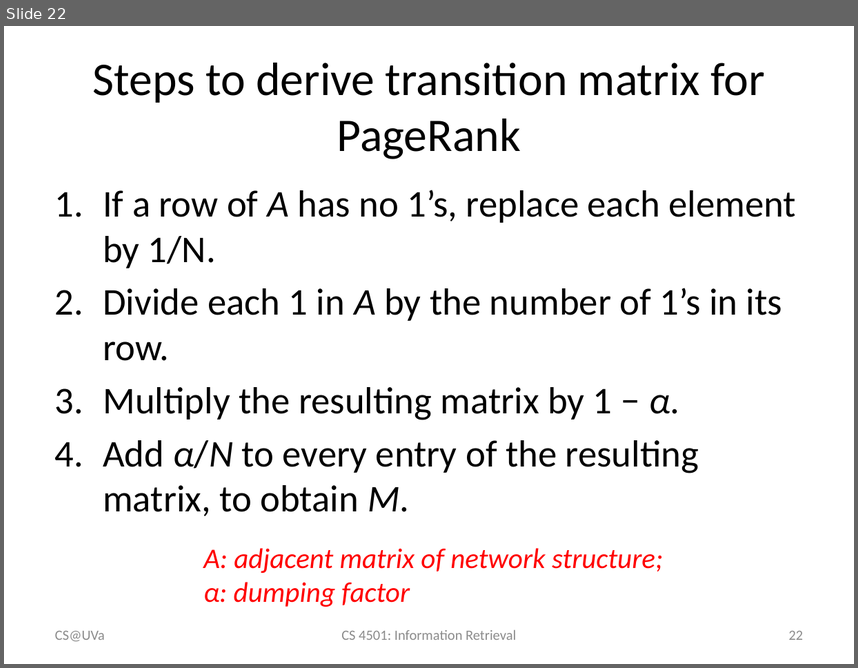
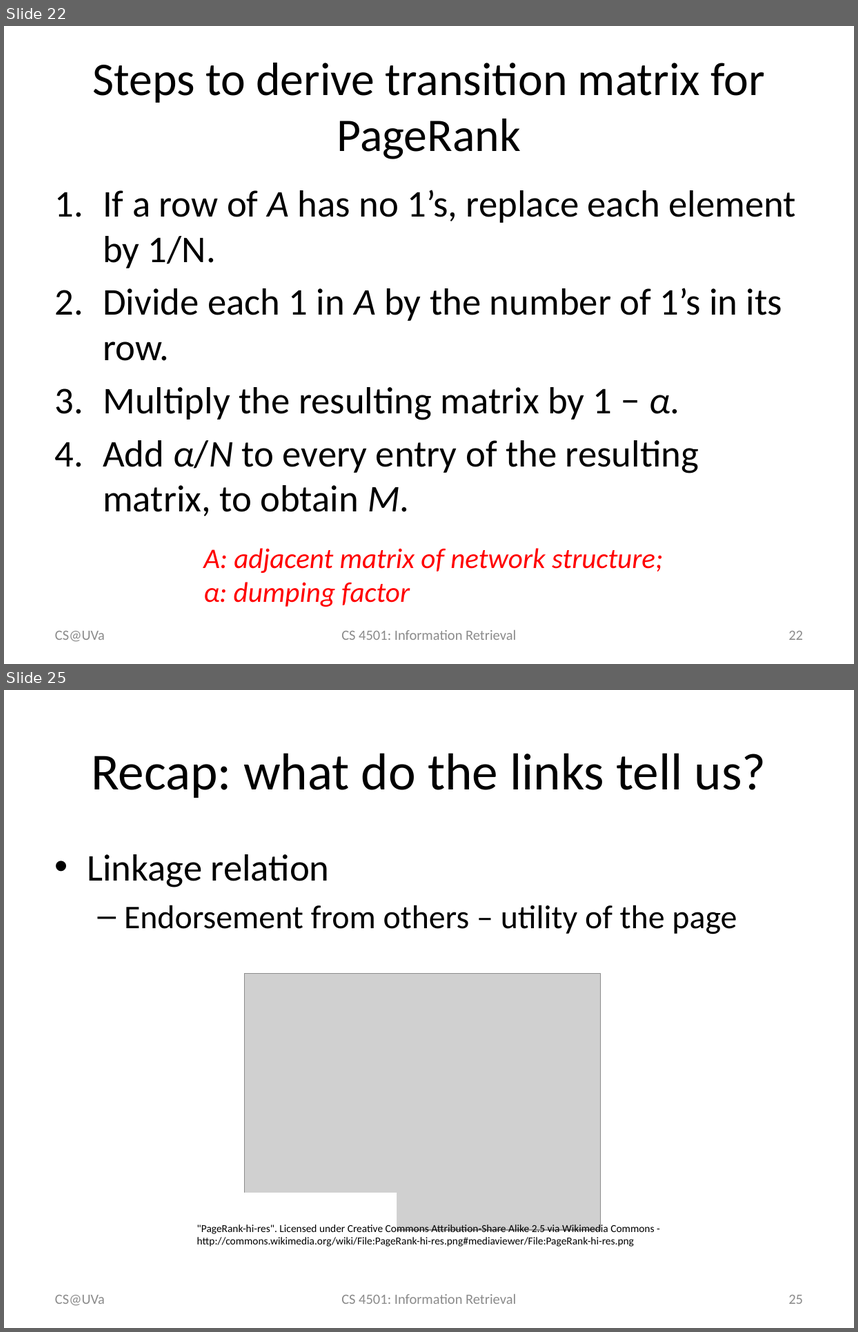
Before and after one commit to wang296/IR2015, a slide deck: docs/Link Analysis.pptx. Shown one above the other, each under a label of ours: slide 22 before the commit, slides 22 and 25 after it; the slides between them are not shown. The pictures are 858x668 and 858x1332 pixels, drawn with LibreOffice and Linux fonts; fonts in the diff are those of the drawing; grey boxes stand for pictures. Boxes give left, top, right and bottom in pixels: in the first picture for what was removed or moved away, otherwise in the second. Text is boxed around its words. In the diff, an @@ line names an element or a change of style, - is before the commit and + after.

```diff
--- a/docs/Link Analysis.pptx
+++ b/docs/Link Analysis.pptx
@@ slide 25 added at (4, 690, 854, 1328), background #FFFFFF @@
@@ title added at (91, 753, 766, 798), 44 pt, text #000000 @@
+Recap: what do the links tell us?
@@ text added at (87, 854, 737, 934), 28 pt, text #000000 @@
+• Linkage relation
+  – Endorsement from others – utility of the page
@@ picture added at (245, 973, 601, 1230) @@
@@ rectangle added at (234, 1192, 397, 1250), fill #FFFFFF @@
@@ text added at (197, 1223, 654, 1246), 9 pt, text #000000 @@
+"PageRank-hi-res". Licensed under Creative Commons Attribution-Share Alike 2.5 via Wikimedia Commons - http://commons.wikimedia.org/wiki/File:PageRank-hi-res.png#mediaviewer/File:PageRank-hi-res.png
@@ text added at (55, 1294, 105, 1305), 12 pt, text #8C8C8C @@
+CS@UVa
@@ text added at (341, 1294, 516, 1303), 12 pt, text #8C8C8C @@
+CS 4501: Information Retrieval
@@ page number added at (789, 1294, 803, 1303), 12 pt, text #8C8C8C @@
+25
```
Also in this commit, not shown: 6 other slides added, 1 other file.
